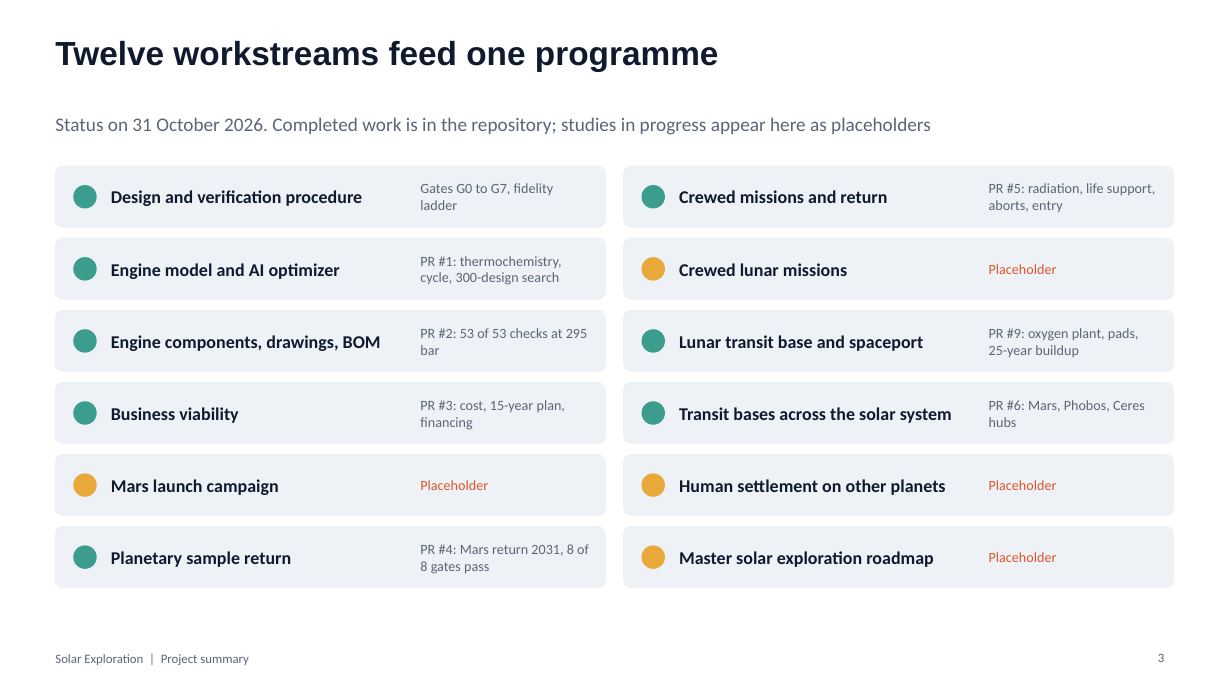
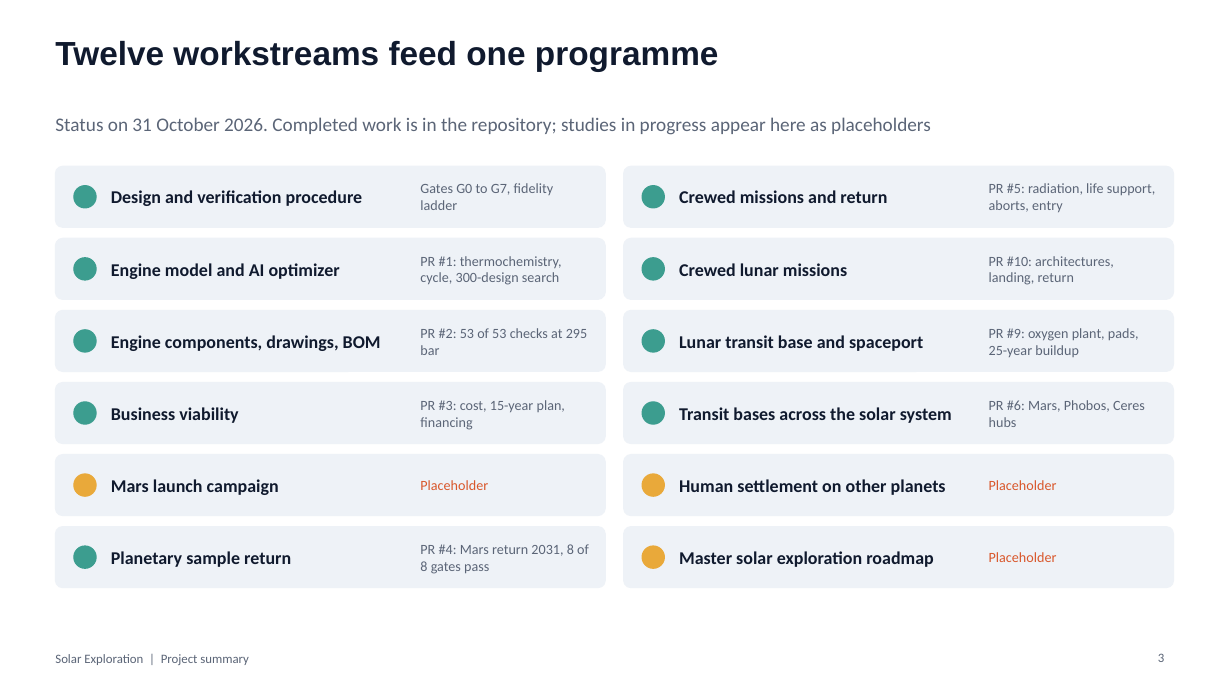
Before and after one commit to Skymeapple/solar-exploration, a slide deck: slide 3 of presentation/Solar_Exploration_Project_Summary.pptx. Drawn at 1232x693 pixels with LibreOffice and Linux fonts; fonts in the diff are those of the drawing. Boxes give left, top, right and bottom in pixels: in the first picture for what was removed or moved away, otherwise in the second. Text is boxed around its words. In the diff, an @@ line names an element or a change of style, - is before the commit and + after.

```diff
--- a/presentation/Solar_Exploration_Project_Summary.pptx
+++ b/presentation/Solar_Exploration_Project_Summary.pptx
@@ ellipse at (642,258,665,280): fill #E9A93A to #3C9D8F; outline #E9A93A 1 pt to #3C9D8F 1 pt @@
@@ text at (989,256,1114,285): text changed; text colour #D9572B to #5B6577 @@
-Placeholder
+PR #10: architectures, landing, return
```
Also in this commit, not shown: 8 other slides changed, 2 slides added, 1 other file.
